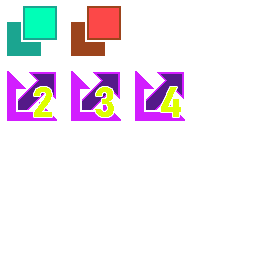
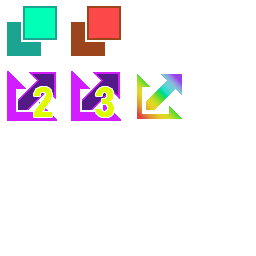
Before/after of a w=256, h=256 layered artwork. What changed in the layer stack:
removed layer "4" over left=161, top=87, right=181, bottom=117
painted on "Layer 5" over left=135, top=71, right=185, bottom=121
